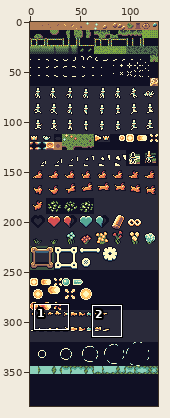
Sprite sheet: assets/spritesheet.png. Above, an overview of the earlier version with the close-up marked.
Close-up. Old version:
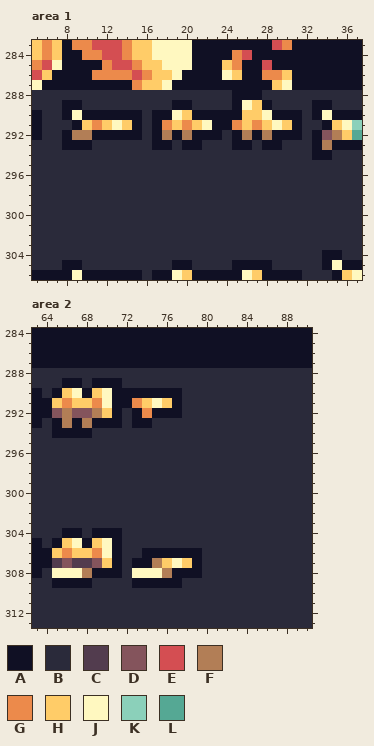
The file is 128x384 pixels. Shown: area 1: x 5..37, y 283..306; area 2: x 63..90, y 284..313.
Palette (. is transparent): A #101024  B #2a2a3a  C #523c4e  D #84545c  E #d44e52  F #b27e56  G #ec8a4b  H #ffcc68  J #fff8c0  K #8bd0ba  L #55a894
Pixels before, area 1, first column x 5:
283 HGHAGGEEEGHHJJJJAAAAAAAAEGAAAAAAA
284 HGHAAGGEEGHHJJJJAAAAGEAAAAAAAAAAA
285 GEJAAAAGEEGHHJJJAAAHGAAEAAAAAAAAA
286 EHAAAAGGGGEGHHJAAAAJHAAGGHAAAAAAA
287 JAAAAAAAAAGHHJAAAAAAAAAAHJAAAAAAA
288 BBBBBBBBBBBBBBBBBBBBAAABBBBBBBBBB
289 BBBAABBBBBBBBBAABBBBAJHABBBBAABBB
290 ABBAJAAAAAABAAJHAAAAAHHJAAABAJAAA
291 ABBBAHGHJHABAGHGHJAAGHGHJHABBAHJK
292 ABBAFFAAAAABAFAFAAABAFAFAAABADFHL
293 BBBAAABBBBBBAABAABBBAABAABBBAFAAA
294 BBBBBBBBBBBBBBBBBBBBBBBBBBBBAABBB
295 BBBBBBBBBBBBBBBBBBBBBBBBBBBBBBBBB
296 BBBBBBBBBBBBBBBBBBBBBBBBBBBBBBBBB
297 BBBBBBBBBBBBBBBBBBBBBBBBBBBBBBBBB
298 BBBBBBBBBBBBBBBBBBBBBBBBBBBBBBBBB
299 BBBBBBBBBBBBBBBBBBBBBBBBBBBBBBBBB
300 BBBBBBBBBBBBBBBBBBBBBBBBBBBBBBBBB
301 BBBBBBBBBBBBBBBBBBBBBBBBBBBBBBBBB
302 BBBBBBBBBBBBBBBBBBBBBBBBBBBBBBBBB
303 BBBBBBBBBBBBBBBBBBBBBBBBBBBBBBBBB
304 BBBBBBBBBBBBBBBBBBBBBBBBBBBBBAABB
305 BBBAABBBBBBBBBAABBBBAAAABBBBBAJAA
306 AAAAJAAAAAABAAJHAAAAAJHAAAABBBAHJ
Pixels before, area 2, first column x 63:
284 AAAAAAAAAAAAAAAAAAAAAAAAAAAA
285 AAAAAAAAAAAAAAAAAAAAAAAAAAAA
286 AAAAAAAAAAAAAAAAAAAAAAAAAAAA
287 AAAAAAAAAAAAAAAAAAAAAAAAAAAA
288 BBBBBBBBBBBBBBBBBBBBBBBBBBBB
289 BBBAABAAABBBBBBBBBBBBBBBBBBB
290 ABAHJAHJAAAAAAABBBBBBBBBBBBB
291 AAHGHHGJAAGHJHABBBBBBBBBBBBB
292 AADFDDFHABAGAAABBBBBBBBBBBBB
293 ABAFAFAAABAABBBBBBBBBBBBBBBB
294 BBAAAABBBBBBBBBBBBBBBBBBBBBB
295 BBBBBBBBBBBBBBBBBBBBBBBBBBBB
296 BBBBBBBBBBBBBBBBBBBBBBBBBBBB
297 BBBBBBBBBBBBBBBBBBBBBBBBBBBB
298 BBBBBBBBBBBBBBBBBBBBBBBBBBBB
299 BBBBBBBBBBBBBBBBBBBBBBBBBBBB
300 BBBBBBBBBBBBBBBBBBBBBBBBBBBB
301 BBBBBBBBBBBBBBBBBBBBBBBBBBBB
302 BBBBBBBBBBBBBBBBBBBBBBBBBBBB
303 BBBBBBBBBBBBBBBBBBBBBBBBBBBB
304 BBBAABAAABBBBBBBBBBBBBBBBBBB
305 ABAHJAHJABBBBBBBBBBBBBBBBBBB
306 AAHGHHGJABBAAAAAABBBBBBBBBBB
307 AACDCCDHABAAFHJHABBBBBBBBBBB
308 ABJJJFAAABJJJFAAABBBBBBBBBBB
309 BBAAAABBBBAAAAABBBBBBBBBBBBB
310 BBBBBBBBBBBBBBBBBBBBBBBBBBBB
311 BBBBBBBBBBBBBBBBBBBBBBBBBBBB
312 BBBBBBBBBBBBBBBBBBBBBBBBBBBB
313 BBBBBBBBBBBBBBBBBBBBBBBBBBBB
Once edited:
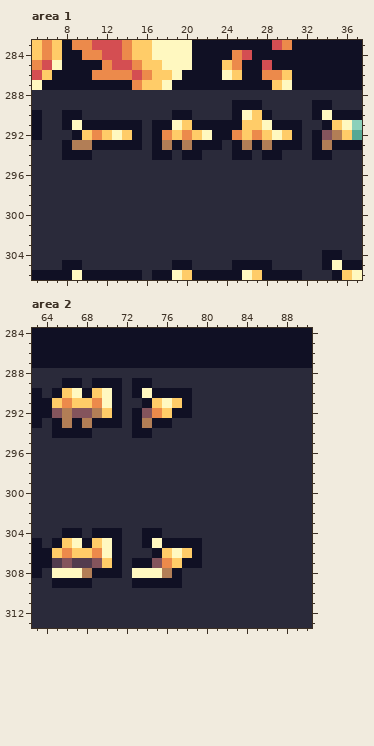
Edits made:
{"where": "area 1"}
{"y":288,"x":25,"old":"AAA","new":"BBB"}
{"y":289,"x":8,"old":"AA","new":"BB"}
{"y":289,"x":19,"old":"AA","new":"BB"}
{"y":289,"x":26,"old":"JHA","new":"AAB"}
{"y":290,"x":9,"old":"JAAAAAA","new":"ABBBBBB"}
{"y":290,"x":17,"old":"AAJHAAAA","new":"BBAABBBB"}
{"y":290,"x":26,"old":"H","new":"J"}
{"y":290,"x":28,"old":"JAAA","new":"ABBB"}
{"y":291,"x":8,"old":"BAHGHJH","new":"AJAAAAA"}
{"y":291,"x":18,"old":"GHGHJ","new":"AJHAA"}
{"y":291,"x":25,"old":"G","new":"A"}
{"y":291,"x":27,"old":"GHJH","new":"HJAA"}
{"y":292,"x":8,"old":"AFFAAAA","new":"BAHGHJH"}
{"y":292,"x":18,"old":"FAFAA","new":"GHGHJ"}
{"y":292,"x":24,"old":"BAFAFAA","new":"AGHGHJH"}
{"y":293,"x":9,"old":"AABBBBB","new":"FFAAAAA"}
{"y":293,"x":18,"old":"ABA","new":"FAF"}
{"y":293,"x":22,"old":"BB","new":"AA"}
{"y":293,"x":26,"old":"ABA","new":"FAF"}
{"y":293,"x":30,"old":"BB","new":"AA"}
{"y":294,"x":8,"old":"BBB","new":"AAA"}
{"y":294,"x":17,"old":"BB","new":"AA"}
{"y":294,"x":20,"old":"BB","new":"AA"}
{"y":294,"x":25,"old":"BB","new":"AA"}
{"y":294,"x":28,"old":"BB","new":"AA"}
{"where": "area 2"}
{"y":289,"x":73,"old":"BB","new":"AA"}
{"y":290,"x":72,"old":"A","new":"B"}
{"y":290,"x":74,"old":"A","new":"J"}
{"y":290,"x":78,"old":"B","new":"A"}
{"y":291,"x":72,"old":"AGHJHAB","new":"BBAHJHA"}
{"y":292,"x":74,"old":"GAA","new":"DGH"}
{"y":292,"x":78,"old":"B","new":"A"}
{"y":293,"x":74,"old":"ABB","new":"FAA"}
{"y":294,"x":73,"old":"BB","new":"AA"}
{"y":304,"x":74,"old":"BB","new":"AA"}
{"y":305,"x":74,"old":"BBBBBB","new":"AJAAAA"}
{"y":306,"x":74,"old":"A","new":"B"}
{"y":306,"x":76,"old":"AAA","new":"HJH"}
{"y":307,"x":75,"old":"FHJH","new":"DGHA"}
{"y":308,"x":78,"old":"AA","new":"BB"}
{"label":"changed","picture_box":[62,90,302,160]}
{"label":"changed","picture_box":[122,378,192,438]}
{"label":"changed","picture_box":[142,528,202,578]}
